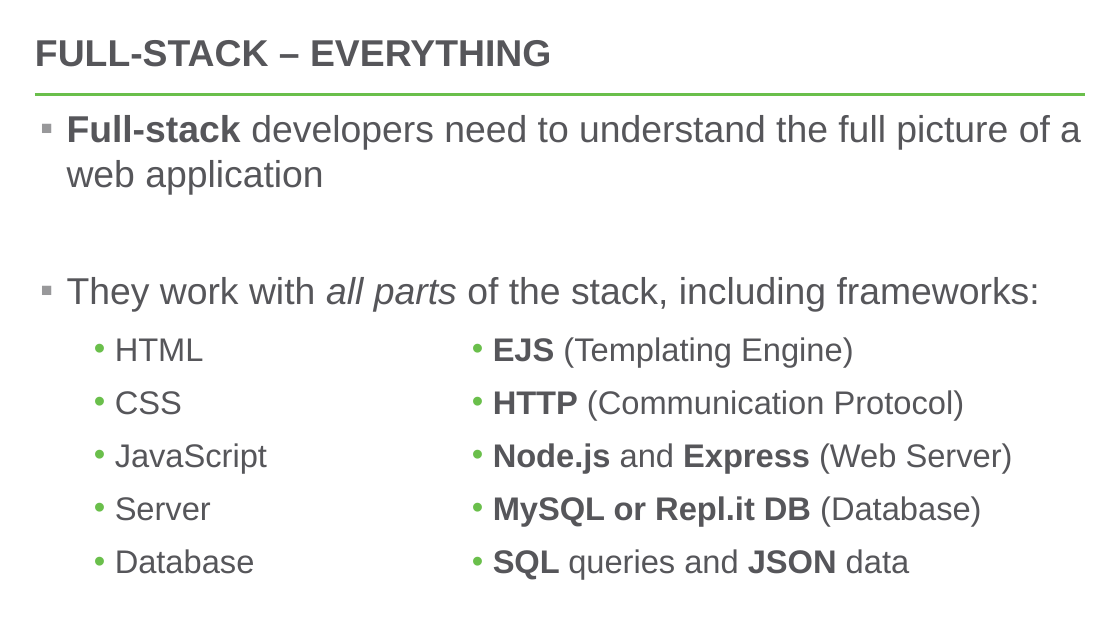
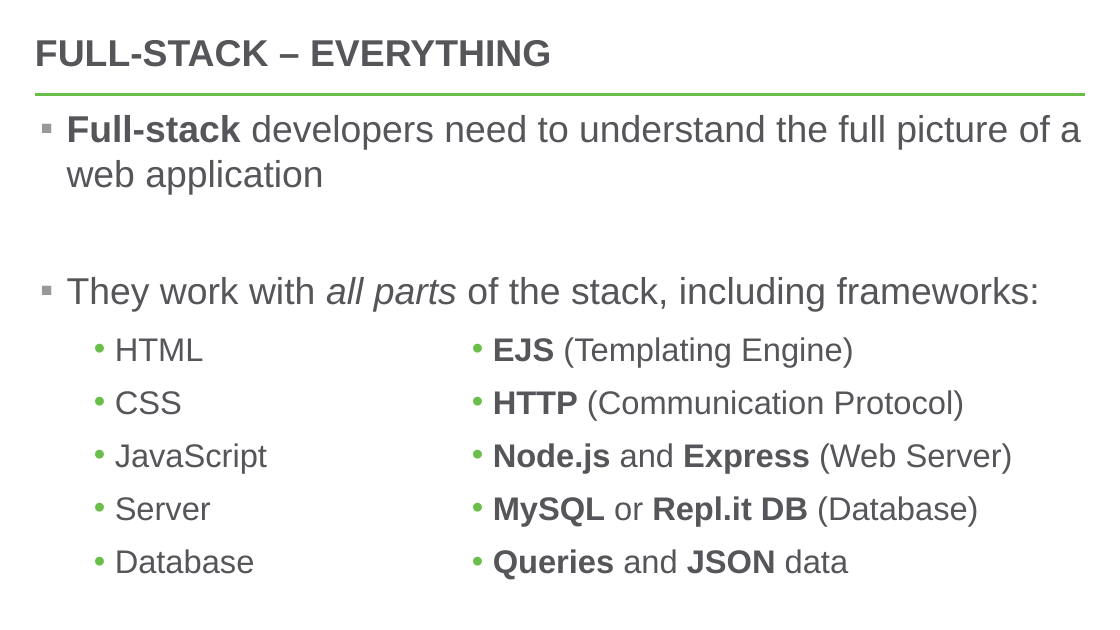
Before and after one commit to hytechclub/web-201, a slide deck: slide 13 of FullStackOverview/FullStackOverview.pptx. Drawn at 1120x630 pixels with LibreOffice and Linux fonts; fonts in the diff are those of the drawing. Boxes give left, top, right and bottom in pixels: in the first picture for what was removed or moved away, otherwise in the second. Text is boxed around its words. In the diff, an @@ line names an element or a change of style, - is before the commit and + after.

```diff
--- a/FullStackOverview/FullStackOverview.pptx
+++ b/FullStackOverview/FullStackOverview.pptx
@@ text at <box>493,496,978,526</box>: bold off in "or" @@
@@ text at <box>493,549,849,579</box>: text changed; bold on @@
-  • SQL queries and JSON data
+  • Queries and JSON data
```
Also in this commit, not shown: 1 other slide changed, 7 other files.
